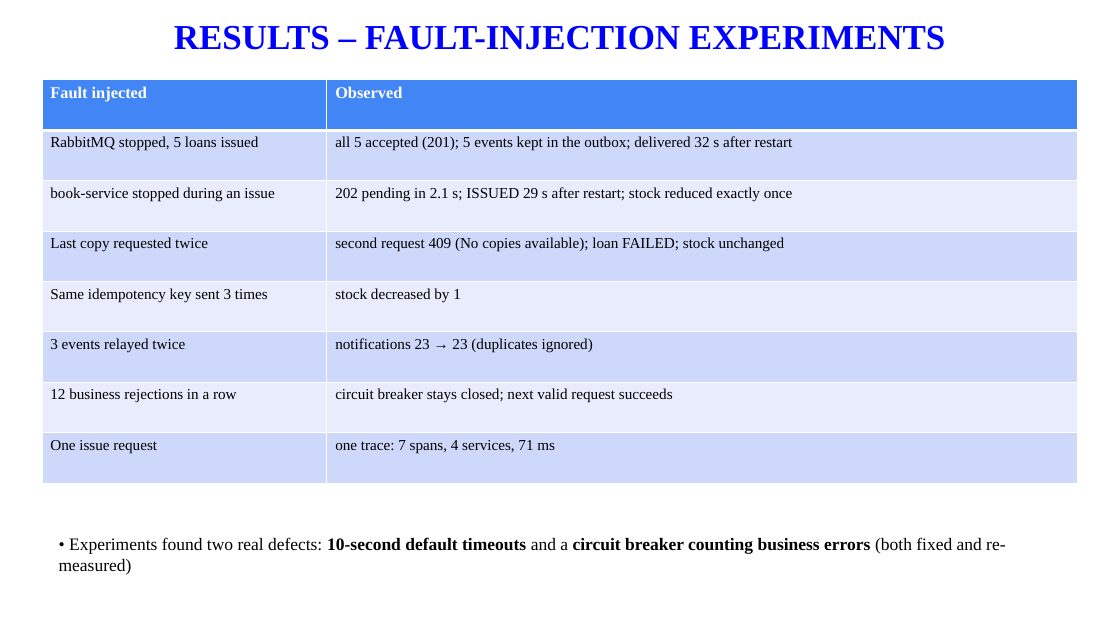
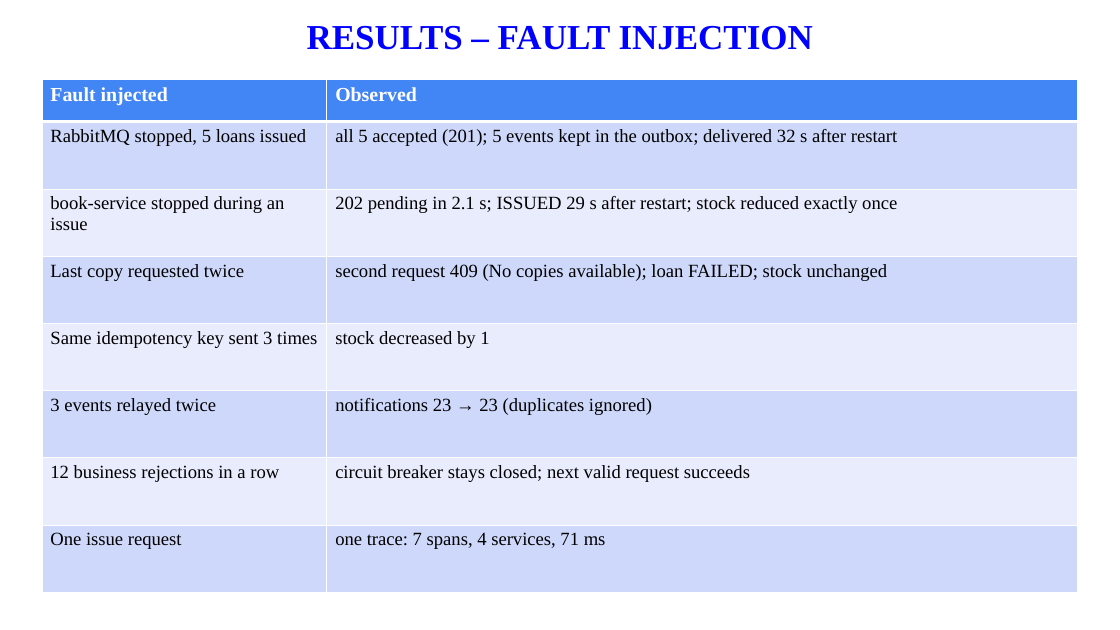
Before and after one commit to manasakrishnakumar/Online-library-management-system, a slide deck: slide 13 of report/Online_Library_Management_System_Presentation.pptx (slide 14 before the commit). Drawn at 1120x630 pixels with LibreOffice and Linux fonts; fonts in the diff are those of the drawing; background and template pictures are left out. Boxes give left, top, right and bottom in pixels: in the first picture for what was removed or moved away, otherwise in the second. Text is boxed around its words. In the diff, an @@ line names an element or a change of style, - is before the commit and + after.

```diff
--- a/report/Online_Library_Management_System_Presentation.pptx
+++ b/report/Online_Library_Management_System_Presentation.pptx
@@ text at <box>307,26,813,50</box>: text changed @@
-RESULTS – FAULT-INJECTION EXPERIMENTS
+RESULTS – FAULT INJECTION
@@ table at <box>42,80,1078,592</box> @@
@@ size 14 to 17 pt in "Fault injected", "Observed" @@
@@ size 13 to 16 pt @@
@@ text removed at <box>59,537,1005,575</box> @@
-• Experiments found two real defects: 10-second default timeouts and a circuit breaker counting business errors (both fixed and re-measured)
```
Also in this commit, not shown: 17 other slides changed, 1 slide added, 1 slide removed, 11 other files.
